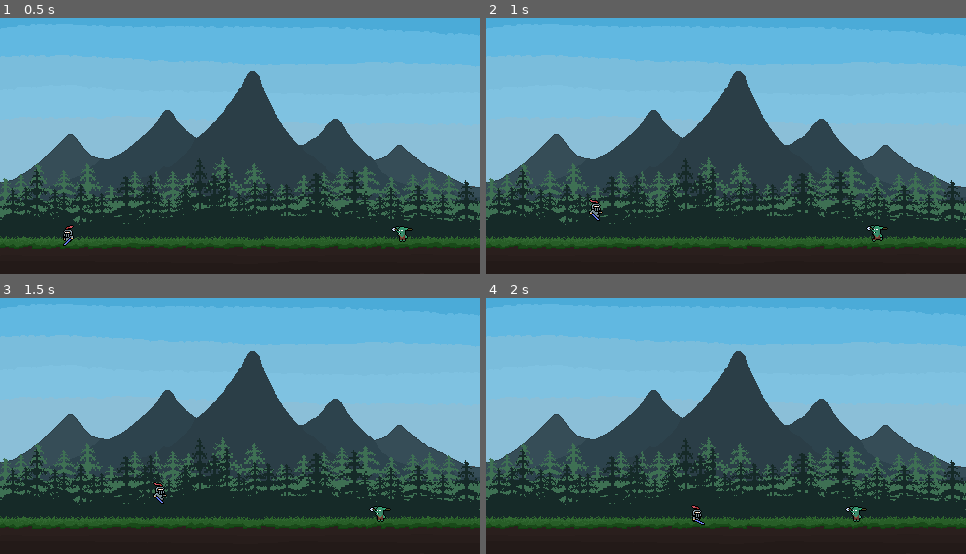
Above: before the commit, frames 1-4 (two rows, left to right).
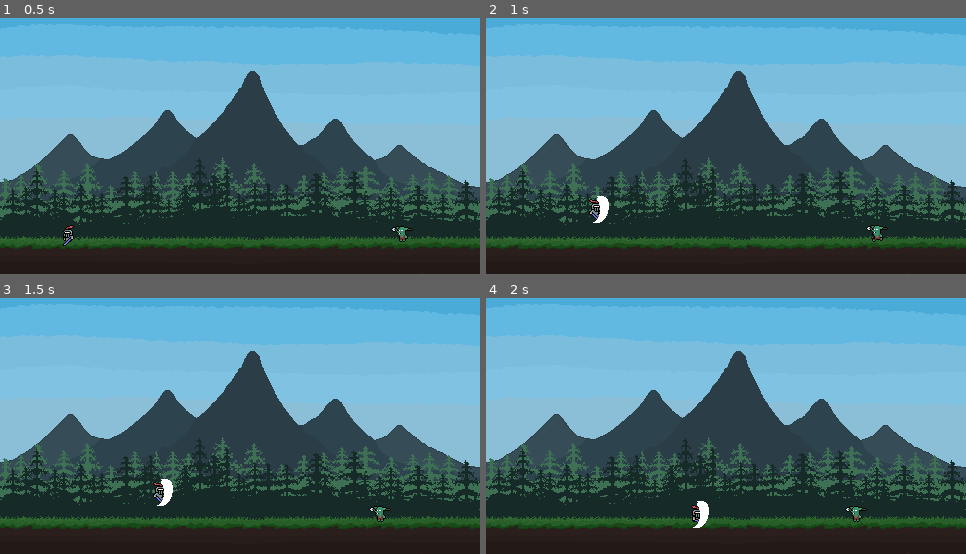
Above: after the commit, the same moments.

Repository: RadoslawG123/WavesOfMonsters
Game: Godot game, scene res://Scenes/main.tscn
Two runs of this game, one before a commit and one after it. Both use one fixed random seed, a clock stepped at 60 frames per second and the inputs below.
Inputs:
- Up to frame 1 (0.5 s): no input
- Up to frame 2 (1 s): hold D (Right) from 0.53 s (still down); tap Space (Attack) at 0.6 s; tap W (Jump) at 0.77, 0.8 s
- Up to frame 3 (1.5 s): keep holding D (Right); tap W (Jump) at 1.07, 1.35 s
- Up to frame 4 (2 s): keep holding D (Right); tap W (Jump) at 1.52, 1.82 s; tap Space (Attack) at 1.55 s

Frame 1 is identical in both runs. In frame 2, 0.2% of the frame differs, in the area x 22-26%, y 69-81%; in frame 3, 0.2%; in frame 4, 0.2%.

Commit message:
Add music. Work in progress: Changing attack mechanics.

Diff:
--- a/Scenes/Player/Player.tscn
+++ b/Scenes/Player/Player.tscn
@@ -3,42 +3,44 @@
 [ext_resource type="Script" uid="uid://cqf81kar3113d" path="res://Scripts/Player/player.gd" id="1_kyqiw"]
 [ext_resource type="Texture2D" uid="uid://elxvkgygmg6n" path="res://Assets/Player/Player_Idle.png" id="1_rpqav"]
 [ext_resource type="Shader" uid="uid://k5wu2e0okuur" path="res://Assets/Shaders/White.gdshader" id="2_0kmp4"]
-[ext_resource type="Texture2D" uid="uid://chp6cfqot5avx" path="res://Assets/Player/Player_Attack.png" id="2_5ixxa"]
 [ext_resource type="Texture2D" uid="uid://b56k6ert87xs0" path="res://Assets/Player/Player_Jump.png" id="2_dewec"]
+[ext_resource type="Texture2D" uid="uid://dqcurqr8r04xx" path="res://Assets/Player/Player_Attack_v2.png" id="3_0kmp4"]
 [ext_resource type="Texture2D" uid="uid://b4gun12gwefvt" path="res://Assets/Player/Player_Walk.png" id="4_5ixxa"]
 [ext_resource type="Texture2D" uid="uid://c15mti2cbuuq6" path="res://Assets/Player/Player_Jump_Attack.png" id="5_nn08x"]
 [ext_resource type="PackedScene" uid="uid://c2ip3m0bosu7l" path="res://Scenes/Universal/hitbox_1.tscn" id="8_yoq75"]
 [ext_resource type="PackedScene" uid="uid://c0iocryvpm0un" path="res://Scenes/Universal/hitbox_2.tscn" id="9_ksbbd"]
+[ext_resource type="Texture2D" uid="uid://cj0t76fus0y6q" path="res://Assets/Player/Sword_cut_line_1.png" id="10_epg6k"]
 [ext_resource type="PackedScene" uid="uid://bwdrkmws83sb4" path="res://Scenes/Universal/health_component.tscn" id="10_ksbbd"]
 [ext_resource type="PackedScene" uid="uid://bxmx6fmybo61p" path="res://Scenes/Universal/hurtbox.tscn" id="10_yoq75"]
+[ext_resource type="Texture2D" uid="uid://bciqjx2vhm4wq" path="res://Assets/Player/Sword_cut_line_2.png" id="12_0u84n"]
 
 [sub_resource type="ShaderMaterial" id="ShaderMaterial_ji083"]
 shader = ExtResource("2_0kmp4")
 shader_parameter/flash_modifier = 0.0
 shader_parameter/flash_color = Color(1, 1, 1, 1)
 
-[sub_resource type="AtlasTexture" id="AtlasTexture_qidb7"]
-atlas = ExtResource("2_5ixxa")
+[sub_resource type="AtlasTexture" id="AtlasTexture_i5acl"]
+atlas = ExtResource("3_0kmp4")
 region = Rect2(32, 0, 32, 32)
 
-[sub_resource type="AtlasTexture" id="AtlasTexture_70hv0"]
-atlas = ExtResource("2_5ixxa")
+[sub_resource type="AtlasTexture" id="AtlasTexture_epg6k"]
+atlas = ExtResource("3_0kmp4")
 region = Rect2(64, 0, 32, 32)
 
-[sub_resource type="AtlasTexture" id="AtlasTexture_8flut"]
-atlas = ExtResource("2_5ixxa")
+[sub_resource type="AtlasTexture" id="AtlasTexture_0u84n"]
+atlas = ExtResource("3_0kmp4")
 region = Rect2(96, 0, 32, 32)
 
-[sub_resource type="AtlasTexture" id="AtlasTexture_utwlt"]
-atlas = ExtResource("2_5ixxa")
+[sub_resource type="AtlasTexture" id="AtlasTexture_esmjy"]
+atlas = ExtResource("3_0kmp4")
 region = Rect2(128, 0, 32, 32)
 
-[sub_resource type="AtlasTexture" id="AtlasTexture_x63xi"]
-atlas = ExtResource("2_5ixxa")
+[sub_resource type="AtlasTexture" id="AtlasTexture_6tu5v"]
+atlas = ExtResource("3_0kmp4")
 region = Rect2(160, 0, 32, 32)
 
-[sub_resource type="AtlasTexture" id="AtlasTexture_i2e8t"]
-atlas = ExtResource("2_5ixxa")
+[sub_resource type="AtlasTexture" id="AtlasTexture_spxdj"]
+atlas = ExtResource("3_0kmp4")
 region = Rect2(192, 0, 32, 32)
 
 [sub_resource type="AtlasTexture" id="AtlasTexture_nn08x"]
@@ -299,7 +301,7 @@
 }
 tracks/3/type = "method"
 tracks/3/imported = false
-tracks/3/enabled = true
+tracks/3/enabled = false
 tracks/3/path = NodePath(".")
 tracks/3/interp = 1
 tracks/3/loop_wrap = true
@@ -314,11 +316,23 @@
 tracks/4/type = "value"
 tracks/4/imported = false
 tracks/4/enabled = true
-tracks/4/path = NodePath("Hitbox1:monitorable")
+tracks/4/path = NodePath("SwordCutLine1/Hitbox1:monitoring")
 tracks/4/interp = 1
 tracks/4/loop_wrap = true
 tracks/4/keys = {
-"times": PackedFloat32Array(0.8, 1.2),
+"times": PackedFloat32Array(0.8, 1.4),
+"transitions": PackedFloat32Array(1, 1),
+"update": 1,
+"values": [true, false]
+}
+tracks/5/type = "value"
+tracks/5/imported = false
+tracks/5/enabled = true
+tracks/5/path = NodePath("SwordCutLine1:visible")
+tracks/5/interp = 1
+tracks/5/loop_wrap = true
+tracks/5/keys = {
+"times": PackedFloat32Array(0.8, 1.4),
 "transitions": PackedFloat32Array(1, 1),
 "update": 1,
 "values": [true, false]
@@ -366,7 +380,7 @@
 }
 tracks/3/type = "method"
 tracks/3/imported = false
-tracks/3/enabled = true
+tracks/3/enabled = false
 tracks/3/path = NodePath(".")
 tracks/3/interp = 1
 tracks/3/loop_wrap = true
@@ -381,11 +395,23 @@
 tracks/4/type = "value"
 tracks/4/imported = false
 tracks/4/enabled = true
-tracks/4/path = NodePath("Hitbox2:monitorable")
+tracks/4/path = NodePath("SwordCutLine2/Hitbox2:monitoring")
 tracks/4/interp = 1
 tracks/4/loop_wrap = true
 tracks/4/keys = {
-"times": PackedFloat32Array(0, 0.8),
+"times": PackedFloat32Array(0, 1),
+"transitions": PackedFloat32Array(1, 1),
+"update": 1,
+"values": [true, false]
+}
+tracks/5/type = "value"
+tracks/5/imported = false
+tracks/5/enabled = true
+tracks/5/path = NodePath("SwordCutLine2:visible")
+tracks/5/interp = 1
+tracks/5/loop_wrap = true
+tracks/5/keys = {
+"times": PackedFloat32Array(0, 1),
 "transitions": PackedFloat32Array(1, 1),
 "update": 1,
 "values": [true, false]
@@ -599,7 +625,7 @@
 }
 tracks/3/type = "method"
 tracks/3/imported = false
-tracks/3/enabled = true
+tracks/3/enabled = false
 tracks/3/path = NodePath(".")
 tracks/3/interp = 1
 tracks/3/loop_wrap = true
@@ -614,7 +640,7 @@
 tracks/4/type = "value"
 tracks/4/imported = false
 tracks/4/enabled = true
-tracks/4/path = NodePath("Hitbox1:monitorable")
+tracks/4/path = NodePath("SwordCutLine1/Hitbox1:monitorable")
 tracks/4/interp = 1
 tracks/4/loop_wrap = true
 tracks/4/keys = {
@@ -666,7 +692,7 @@
 }
 tracks/3/type = "method"
 tracks/3/imported = false
-tracks/3/enabled = true
+tracks/3/enabled = false
 tracks/3/path = NodePath(".")
 tracks/3/interp = 1
 tracks/3/loop_wrap = true
@@ -681,7 +707,7 @@
 tracks/4/type = "value"
 tracks/4/imported = false
 tracks/4/enabled = true
-tracks/4/path = NodePath("Hitbox2:monitorable")
+tracks/4/path = NodePath("SwordCutLine2/Hitbox2:monitorable")
 tracks/4/interp = 1
 tracks/4/loop_wrap = true
 tracks/4/keys = {
@@ -732,7 +758,7 @@
 tracks/3/type = "value"
 tracks/3/imported = false
 tracks/3/enabled = true
-tracks/3/path = NodePath("Hitbox1:monitorable")
+tracks/3/path = NodePath("SwordCutLine1/Hitbox1:monitorable")
 tracks/3/interp = 1
 tracks/3/loop_wrap = true
 tracks/3/keys = {
@@ -744,10 +770,34 @@
 tracks/4/type = "value"
 tracks/4/imported = false
 tracks/4/enabled = true
-tracks/4/path = NodePath("Hitbox2:monitorable")
+tracks/4/path = NodePath("SwordCutLine2/Hitbox2:monitorable")
 tracks/4/interp = 1
 tracks/4/loop_wrap = true
 tracks/4/keys = {
+"times": PackedFloat32Array(0),
+"transitions": PackedFloat32Array(1),
+"update": 1,
+"values": [false]
+}
+tracks/5/type = "value"
+tracks/5/imported = false
+tracks/5/enabled = true
+tracks/5/path = NodePath("SwordCutLine1:visible")
+tracks/5/interp = 1
+tracks/5/loop_wrap = true
+tracks/5/keys = {
+"times": PackedFloat32Array(0),
+"transitions": PackedFloat32Array(1),
+"update": 1,
+"values": [false]
+}
+tracks/6/type = "value"
+tracks/6/imported = false
+tracks/6/enabled = true
+tracks/6/path = NodePath("SwordCutLine2:visible")
+tracks/6/interp = 1
+tracks/6/loop_wrap = true
+tracks/6/keys = {
 "times": PackedFloat32Array(0),
 "transitions": PackedFloat32Array(1),
 "update": 1,
@@ -843,22 +893,37 @@
 [node name="PlayerCollider2" type="CollisionShape2D" parent="Hurtbox" unique_id=689438582]
 shape = SubResource("RectangleShape2D_qvbvp")
 
-[node name="Hitbox1" parent="." unique_id=498748019 instance=ExtResource("8_yoq75")]
+[node name="SwordCutLine1" type="Sprite2D" parent="." unique_id=1542348948]
+visible = false
+position = Vector2(-5, 0)
+texture = ExtResource("10_epg6k")
+
+[node name="Hitbox1" parent="SwordCutLine1" unique_id=498748019 instance=ExtResource("8_yoq75")]
 visible = false
 collision_mask = 48
-
-[node name="Hitbox1Collider" type="CollisionPolygon2D" parent="Hitbox1" unique_id=318971182]
-position = Vector2(-5, 0)
-polygon = PackedVector2Array(2, 0, 2, 4, 3, 4, 3, 7, 4, 7, 4, 9, 5, 9, 5, 10, 6, 10, 6, 11, 7, 11, 7, 12, 9, 12, 9, 13, 2, 13, 2, 12, 0, 12, 0, 11, -1, 11, -1, 10, -2, 10, -2, 9, -3, 9, -3, 8, -4, 8, -4, 6, -5, 6, -5, 4, -6, 4, -6, 0, -7, 0, -7, -8, -6, -8, -6, -11, -5, -11, -5, -12, -4, -12, -4, -13, -2, -13, -2, -14, 5, -14, 5, -13, 4, -13, 4, -12, 5, -12, 5, -9, 4, -9, 4, -8, 3, -8, 3, -5, 2, -5)
-
-[node name="Hitbox2" parent="." unique_id=606897665 instance=ExtResource("9_ksbbd")]
+monitoring = false
+
+[node name="Hitbox1Collider" type="CollisionPolygon2D" parent="SwordCutLine1/Hitbox1" unique_id=318971182]
+position = Vector2(1.4374992, 1.8218293)
+scale = Vector2(1.5625001, 1.2136574)
+polygon = PackedVector2Array(2.3076925, 0, 2, 4, 3, 4, 3, 7, 4, 7, 4, 9, 5, 9, 5, 10, 6, 10, 6, 11, 7, 11, 7, 12, 9, 12, 9, 13, 2, 13, 2, 12, 0, 12, 0, 11, -1, 11, -1, 10, -2, 10, -2, 9, -3, 9, -3, 8, -4, 8, -4, 6, -5, 6, -5, 4, -6, 4, -6, 0, -7, 0, -7, -8, -6, -8, -6, -11, -5, -11, -5, -12, -4, -12, -4, -13, -2, -13, -2, -14, 5, -14, 5, -13, 4, -13, 4, -12, 5, -12, 5, -9, 4, -9, 4, -8, 3, -8, 3, -5, 2, -5)
+
+[node name="SwordCutLine2" type="Sprite2D" parent="." unique_id=379287760]
 visible = false
-
-[node name="Hitbox2Collider" type="CollisionPolygon2D" parent="Hitbox2" unique_id=1726227702]
-position = Vector2(-5, 0)
-polygon = PackedVector2Array(0, 0, 0, 2, 2, 2, 2, 7, 3, 7, 3, 8, 4, 8, 4, 9, 5, 9, 5, 10, 6, 10, 6, 12, -4, 12, -4, 10, -5, 10, -5, 9, -6, 9, -6, 7, -7, 7, -7, 4, -8, 4, -8, -5, -7, -5, -7, -7, -6, -7, -6, -8, -5, -8, -5, -10, -4, -10, -4, -11, -3, -11, -3, -12, -2, -12, -2, -13, 0, -13, 0, -14, 3, -14, 3, -15, 15, -15, 15, -14, 13, -14, 13, -13, 9, -13, 9, -12, 8, -12, 8, -11, 7, -11, 7, -10, 4, -10, 4, -9, 2, -9, 2, -7, 1, -7, 1, -4, 0, -4)
+position = Vector2(-2, 0)
+texture = ExtResource("12_0u84n")
+
+[node name="Hitbox2" parent="SwordCutLine2" unique_id=606897665 instance=ExtResource("9_ksbbd")]
+visible = false
+
+[node name="Hitbox2Collider" type="CollisionPolygon2D" parent="SwordCutLine2/Hitbox2" unique_id=1726227702]
+position = Vector2(0.07880509, 1.8750678)
+scale = Vector2(1.5489131, 1.206713)
+polygon = PackedVector2Array(0, 0, 0, 2, 2, 2, 2, 7, 3, 7, 3, 8, 4, 8, 4, 9, 5, 9, 5, 10, 6, 10, 6, 12, -4, 12, -4, 10, -5, 10, -5, 9, -6, 9, -6, 7, -7, 7, -7, 4, -8, 4, -8, -5, -7, -5, -7, -7, -6, -7, -6, -8, -5, -8, -5, -10, -4, -10, -4, -11, -3, -11, -3, -12, -2, -12, -2, -13, 0, -13, 0, -14, 3, -14, 2.531578, -13.984325, 7.69649, -13.984325, 8.987719, -13.984325, 8.987719, -13.155628, 8.987719, -13.155628, 9, -13, 9, -12, 8, -12, 8, -11, 7, -11, 7, -10, 4, -10, 4, -9, 2, -9, 2, -7, 1, -7, 1, -4, 0, -4)
 
 [connection signal="timeout" from="FirstAttackColldawn" to="." method="_on_first_attack_colldawn_timeout"]
 [connection signal="animation_finished" from="AnimationPlayer" to="." method="_on_animation_finished"]
 [connection signal="area_entered" from="Hurtbox" to="Hurtbox" method="_on_player_projectile_entered"]
 [connection signal="body_entered" from="Hurtbox" to="Hurtbox" method="_on_player_enemy_entered"]
+[connection signal="area_entered" from="SwordCutLine1/Hitbox1" to="." method="_on_hitbox_1_area_entered"]
+[connection signal="area_entered" from="SwordCutLine2/Hitbox2" to="." method="_on_hitbox_2_area_entered"]
--- a/Scenes/main.tscn
+++ b/Scenes/main.tscn
@@ -6,6 +6,7 @@
 [ext_resource type="PackedScene" uid="uid://dxej5w0j47va1" path="res://Scenes/Player/Player.tscn" id="4_kry3j"]
 [ext_resource type="Texture2D" uid="uid://ca2qkwsd8in86" path="res://Assets/Tileset/GrassLand/Background/GrassLand_Background_Guide.png" id="5_kry3j"]
 [ext_resource type="PackedScene" uid="uid://bj1bs61eh85y4" path="res://Scenes/Others/monster_generator.tscn" id="6_21xkr"]
+[ext_resource type="AudioStream" uid="uid://dnjnobqhmqxx6" path="res://Assets/Audio/WOF_v1.mp3" id="7_6bp64"]
 
 [sub_resource type="TileSetAtlasSource" id="TileSetAtlasSource_21xkr"]
 texture = ExtResource("3_jjvhh")
@@ -139,3 +140,6 @@
 
 [node name="MonsterGenerator" parent="." unique_id=1461595443 instance=ExtResource("6_21xkr")]
 position = Vector2(394, -13)
+
+[node name="AudioStreamPlayer2D" type="AudioStreamPlayer2D" parent="." unique_id=1195678830]
+stream = ExtResource("7_6bp64")
--- a/Scripts/Player/player.gd
+++ b/Scripts/Player/player.gd
@@ -8,8 +8,10 @@
 @onready var player_animation: AnimatedSprite2D = %PlayerAnimation
 @onready var first_attack_colldawn: Timer = $FirstAttackColldawn
 @onready var animation_player: AnimationPlayer = $AnimationPlayer
-@onready var hitbox_1: Area2D = $Hitbox1
-@onready var hitbox_2: Area2D = $Hitbox2
+@onready var sword_cut_line_1: Sprite2D = $SwordCutLine1
+@onready var sword_cut_line_2: Sprite2D = $SwordCutLine2
+@onready var hitbox_1: Area2D = $SwordCutLine1/Hitbox1
+@onready var hitbox_2: Area2D = $SwordCutLine2/Hitbox2
 
 ## States
 enum STATE {
@@ -118,8 +120,14 @@
 		player_animation.flip_h = input_direction > 0
 
 		# Turn hitboxes to player direction
-		hitbox_1.scale.x = -input_direction
-		hitbox_2.scale.x = -input_direction
+		sword_cut_line_1.scale.x = -input_direction
+		sword_cut_line_2.scale.x = -input_direction
+		if player_animation.flip_h:
+			sword_cut_line_1.position.x = 5.0
+			sword_cut_line_2.position.x = 2.0
+		else:
+			sword_cut_line_1.position.x = -5.0
+			sword_cut_line_2.position.x = -2.0
 
 	velocity.x = input_direction * X_VELOCITY
 
@@ -138,19 +146,19 @@
 			can_attack = false
 
 ## Deal Damage
-func deal_damage():
-	var overlapping_areas: Array[Area2D]
-
-	# Get all areas that touch the hitbox1
-	if animation_player.current_animation == "Attack" or animation_player.current_animation == "Jump_Attack":
-		overlapping_areas = hitbox_1.get_overlapping_areas()
-	# Get all areas that touch the hitbox2
-	elif animation_player.current_animation == "Double_Attack" or animation_player.current_animation == "Jump_Double_Attack":
-		overlapping_areas = hitbox_2.get_overlapping_areas()
-
-	for area in overlapping_areas:
-		if area.is_in_group("Hurtbox"):
-			area.get_hit()
+#func deal_damage():
+	#var overlapping_areas: Array[Area2D]
+	#
+	## Get all areas that touch the hitbox1
+	#if animation_player.current_animation == "Attack" or animation_player.current_animation == "Jump_Attack":
+		#overlapping_areas = hitbox_1.get_overlapping_areas()
+	## Get all areas that touch the hitbox2
+	#elif animation_player.current_animation == "Double_Attack" or animation_player.current_animation == "Jump_Double_Attack":
+		#overlapping_areas = hitbox_2.get_overlapping_areas()
+	#
+	#for area in overlapping_areas:
+		#if area.is_in_group("Hurtbox"):
+			#area.get_hit()
 
 ## Reset Attacks
 func reset_attacks():
@@ -196,3 +204,14 @@
 ## When colldawn timer reaches the end do something
 func _on_first_attack_colldawn_timeout() -> void:
 	can_attack = true
+
+
+func _on_hitbox_1_area_entered(area: Area2D) -> void:
+	if area.is_in_group("Hurtbox"):
+			if area.has_method("get_hit"):
+				area.get_hit()
+
+func _on_hitbox_2_area_entered(area: Area2D) -> void:
+	if area.is_in_group("Hurtbox"):
+		if area.has_method("get_hit"):
+			area.get_hit()
--- a/Scripts/Universal/Hurtbox.gd
+++ b/Scripts/Universal/Hurtbox.gd
@@ -58,7 +58,7 @@
 		knockback_tween = create_tween()
 
 		# Knockback move formula (including player velocity while hitting)
-		owner.X_VELOCITY = push_force * float(player.hitbox_1.scale.x) * (abs(player.velocity.x*0.01)+1)
+		owner.X_VELOCITY = push_force * float(player.sword_cut_line_1.scale.x) * (abs(player.velocity.x*0.01)+1)
 
 		# Smooth slowing down while knockback
 		knockback_tween.tween_property(owner, "X_VELOCITY", 0, push_timer.wait_time)
--- /dev/null
+++ b/default_bus_layout.tres
@@ -0,0 +1,18 @@
+[gd_resource type="AudioBusLayout" format=3 uid="uid://cgip5uxh23p6e"]
+
+[sub_resource type="AudioEffectStereoEnhance" id="AudioEffectStereoEnhance_j3pel"]
+resource_name = "StereoEnhance"
+
+[sub_resource type="AudioEffectAmplify" id="AudioEffectAmplify_j3pel"]
+resource_name = "Amplify"
+
+[sub_resource type="AudioEffectFilter" id="AudioEffectFilter_j3pel"]
+resource_name = "Filter"
+
+[resource]
+bus/0/effect/0/effect = SubResource("AudioEffectStereoEnhance_j3pel")
+bus/0/effect/0/enabled = true
+bus/0/effect/1/effect = SubResource("AudioEffectAmplify_j3pel")
+bus/0/effect/1/enabled = true
+bus/0/effect/2/effect = SubResource("AudioEffectFilter_j3pel")
+bus/0/effect/2/enabled = true
Not shown, added: Assets/Audio/WOF_v1.mp3.import
Binary file added: Assets/Player/Player_Attack_v2.png
Not shown, added: Assets/Player/Player_Attack_v2.png.import
Binary file added: Assets/Player/Sword_cut_line_1.png
Not shown, added: Assets/Player/Sword_cut_line_1.png.import
Binary file added: Assets/Player/Sword_cut_line_2.png
Not shown, added: Assets/Player/Sword_cut_line_2.png.import
Not shown: 2 places in Scenes/Player/Player.tscn that only renumber resources
Not shown, added: Assets/Audio/WOF_v1.mp3
